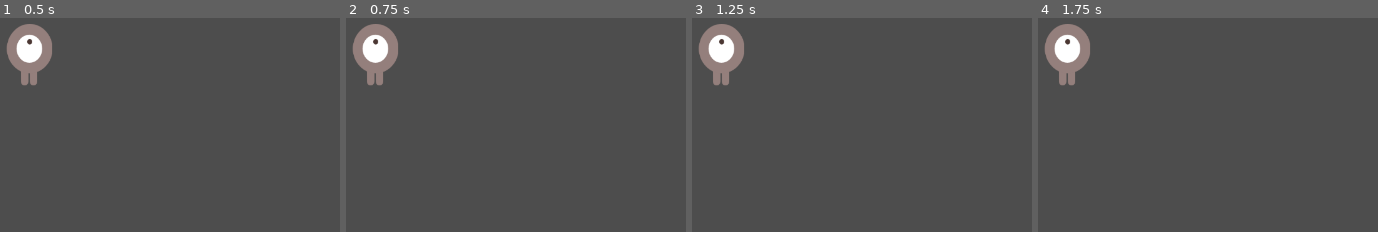
Above: before the commit, frames 1-4 (left to right).
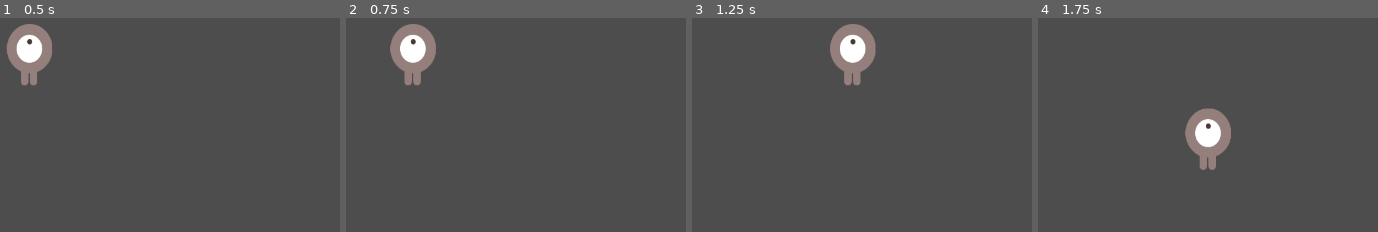
Above: after the commit, the same moments.

Repository: ralphmarondev/TinyDodger
Game: Godot game, scene res://stages/game.tscn
Same seed, same stepped clock (60 frames per second), same inputs: the game is played once before the commit and once after it.
Inputs:
- Up to frame 1 (0.5 s): no input
- Up to frame 2 (0.75 s): tap Enter at 0.5 s; hold Right (move_right, bound only after the commit) from 0.53 s (still down)
- Up to frame 3 (1.25 s): keep holding Right (move_right, bound only after the commit)
- Up to frame 4 (1.75 s): release Right (move_right, bound only after the commit) at 1.28 s; hold S (move_down, bound only after the commit) from 1.28 s (still down)

Frame 1 is identical in both runs. In frame 2, 5.0% of the frame differs, in the area x 2-27%, y 2-32%; in frame 3, 5.4%, in the area x 2-55%, y 2-32%; in frame 4, 5.4%.

Commit message:
move player with keyboard input

Diff:
--- a/entities/player/player.gd
+++ b/entities/player/player.gd
@@ -2,10 +2,19 @@
 
 var speed := 300
 
-func _ready() -> void:
-	pass
+func _process(_delta: float) -> void:
+	var direction = Vector2(0, 0)
 
-func _process(delta: float) -> void:
-	var direction = Vector2(0, 0)
+	if Input.is_action_pressed("move_right"):
+		direction.x = 1
+	if Input.is_action_pressed("move_left"):
+		direction.x = -1
+	if Input.is_action_pressed("move_up"):
+		direction.y = -1
+		# In godot going up is negative. Wierd right? HAHAHAH
+	if Input.is_action_pressed("move_down"):
+		direction.y = 1
+
+	direction = direction.normalized()
 	velocity = direction * speed
 	move_and_slide()
--- a/project.godot
+++ b/project.godot
@@ -20,6 +20,33 @@
 window/size/viewport_width=1280
 window/size/viewport_height=720
 
+[input]
+
+move_right={
+"deadzone": 0.2,
+"events": [Object(InputEventKey,"resource_local_to_scene":false,"resource_name":"","device":-1,"window_id":0,"alt_pressed":false,"shift_pressed":false,"ctrl_pressed":false,"meta_pressed":false,"pressed":false,"keycode":0,"physical_keycode":4194321,"key_label":0,"unicode":0,"location":0,"echo":false,"script":null)
+, Object(InputEventKey,"resource_local_to_scene":false,"resource_name":"","device":-1,"window_id":0,"alt_pressed":false,"shift_pressed":false,"ctrl_pressed":false,"meta_pressed":false,"pressed":false,"keycode":0,"physical_keycode":68,"key_label":0,"unicode":100,"location":0,"echo":false,"script":null)
+]
+}
+move_left={
+"deadzone": 0.2,
+"events": [Object(InputEventKey,"resource_local_to_scene":false,"resource_name":"","device":-1,"window_id":0,"alt_pressed":false,"shift_pressed":false,"ctrl_pressed":false,"meta_pressed":false,"pressed":false,"keycode":0,"physical_keycode":65,"key_label":0,"unicode":97,"location":0,"echo":false,"script":null)
+, Object(InputEventKey,"resource_local_to_scene":false,"resource_name":"","device":-1,"window_id":0,"alt_pressed":false,"shift_pressed":false,"ctrl_pressed":false,"meta_pressed":false,"pressed":false,"keycode":0,"physical_keycode":4194319,"key_label":0,"unicode":0,"location":0,"echo":false,"script":null)
+]
+}
+move_up={
+"deadzone": 0.2,
+"events": [Object(InputEventKey,"resource_local_to_scene":false,"resource_name":"","device":-1,"window_id":0,"alt_pressed":false,"shift_pressed":false,"ctrl_pressed":false,"meta_pressed":false,"pressed":false,"keycode":0,"physical_keycode":4194320,"key_label":0,"unicode":0,"location":0,"echo":false,"script":null)
+, Object(InputEventKey,"resource_local_to_scene":false,"resource_name":"","device":-1,"window_id":0,"alt_pressed":false,"shift_pressed":false,"ctrl_pressed":false,"meta_pressed":false,"pressed":false,"keycode":0,"physical_keycode":87,"key_label":0,"unicode":119,"location":0,"echo":false,"script":null)
+]
+}
+move_down={
+"deadzone": 0.2,
+"events": [Object(InputEventKey,"resource_local_to_scene":false,"resource_name":"","device":-1,"window_id":0,"alt_pressed":false,"shift_pressed":false,"ctrl_pressed":false,"meta_pressed":false,"pressed":false,"keycode":0,"physical_keycode":83,"key_label":0,"unicode":115,"location":0,"echo":false,"script":null)
+, Object(InputEventKey,"resource_local_to_scene":false,"resource_name":"","device":-1,"window_id":0,"alt_pressed":false,"shift_pressed":false,"ctrl_pressed":false,"meta_pressed":false,"pressed":false,"keycode":0,"physical_keycode":4194322,"key_label":0,"unicode":0,"location":0,"echo":false,"script":null)
+]
+}
+
 [physics]
 
 3d/physics_engine="Jolt Physics"
--- /dev/null
+++ b/stages.tscn
@@ -0,0 +1,3 @@
+[gd_scene format=3 uid="uid://cc7a6fjfltvi4"]
+
+[node name="Stages" type="CharacterBody2D" unique_id=1297207875]
